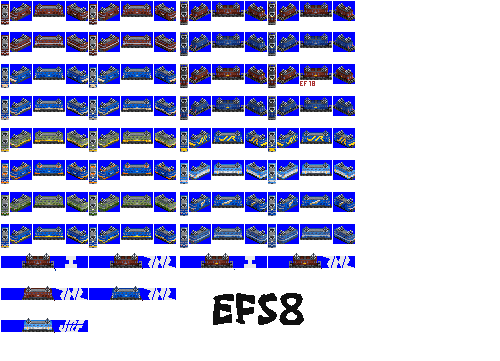
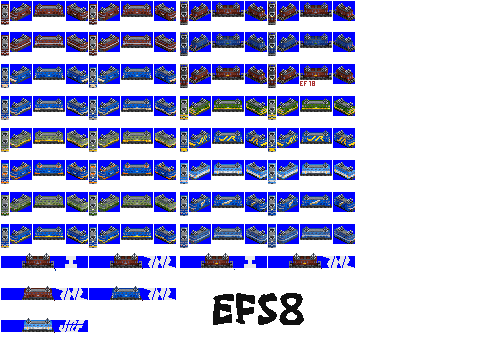
Before/after of a 500px x 361px layered artwork. What changed in the layer stack:
painted on "pantos" over <box>181,98,355,118</box>
added layer "twilight" above "exp" over <box>180,98,355,120</box>
painted on "jrf" over <box>197,169,347,175</box>
painted on "old cc" over <box>180,43,355,120</box>
